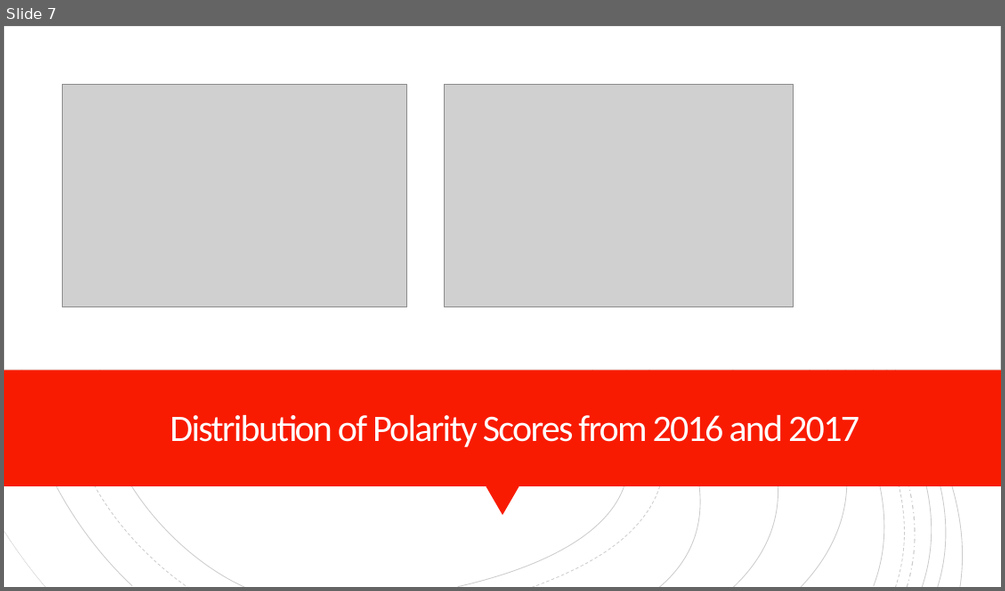
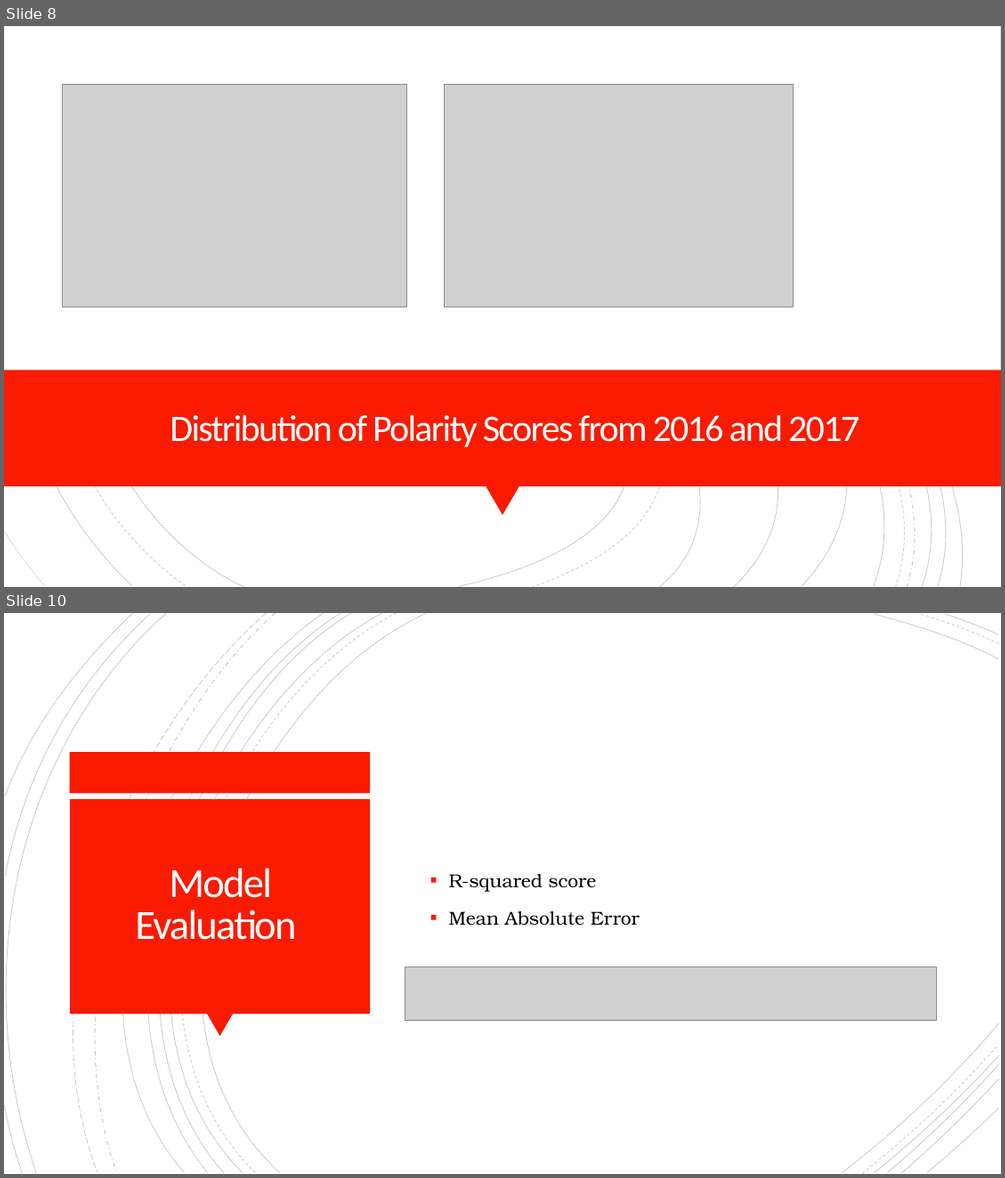
Before and after one commit to davepalazzo/Sentiment_Analysis_S-P_500, a slide deck: Economic_Forecasting.pptx. Shown one above the other, each under a label of ours: slide 7 before the commit, slides 8 and 10 after it; the slides between them are not shown. The pictures are 1005x591 and 1005x1178 pixels, drawn with LibreOffice and Linux fonts; fonts in the diff are those of the drawing; grey boxes stand for pictures. Boxes give left, top, right and bottom in pixels: in the first picture for what was removed or moved away, otherwise in the second. Text is boxed around its words. In the diff, an @@ line names an element or a change of style, - is before the commit and + after.

```diff
--- a/Economic_Forecasting.pptx
+++ b/Economic_Forecasting.pptx
@@ slide 10 added at (4,613,1001,1174), background #FFFFFF; not listed: 18 template elements that a slide beside it also shows @@
@@ rectangle added at (70,752,371,793), fill #F81B02 @@
@@ rectangle added at (70,799,370,1013), fill #F81B02 @@
@@ title added at (135,868,296,940), 40 pt, text #FFFEFF @@
+Model Evaluation
@@ text added at (449,874,639,925), 18 pt, text #000000 @@
+▪ R-squared score
+▪ Mean Absolute Error
@@ picture added at (404,966,937,1021) @@
@@ triangle added at (207,1013,233,1037), fill #F81B02 @@
@@ freeform shape added at (842,1022,999,1172), outline #000000 0.75 pt @@
@@ freeform shape added at (874,1055,999,1172), outline #000000 0.75 pt @@
@@ freeform shape added at (887,1064,998,1172), outline #000000 0.75 pt @@
@@ what was slide 7 is now slide 8 @@
```
Also in this commit, not shown: 2 slides changed, 3 other slides added, 2 slides removed.
